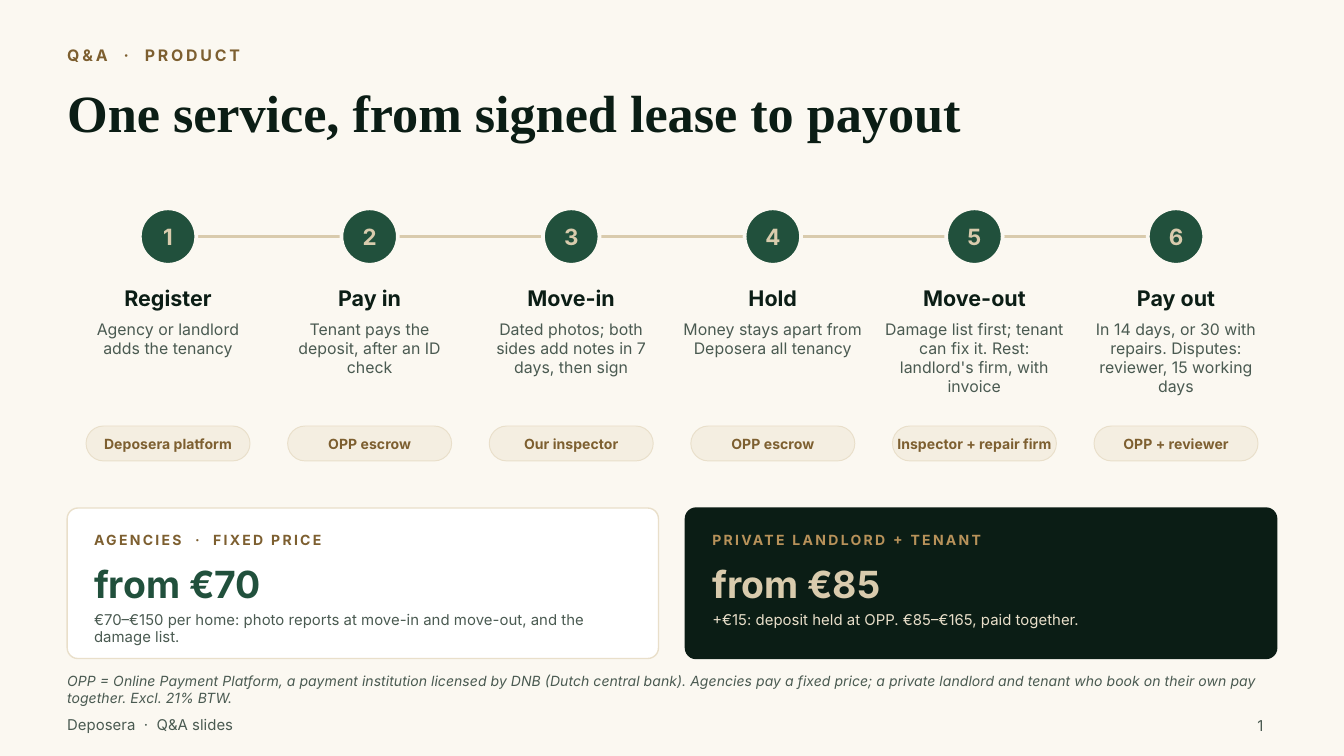
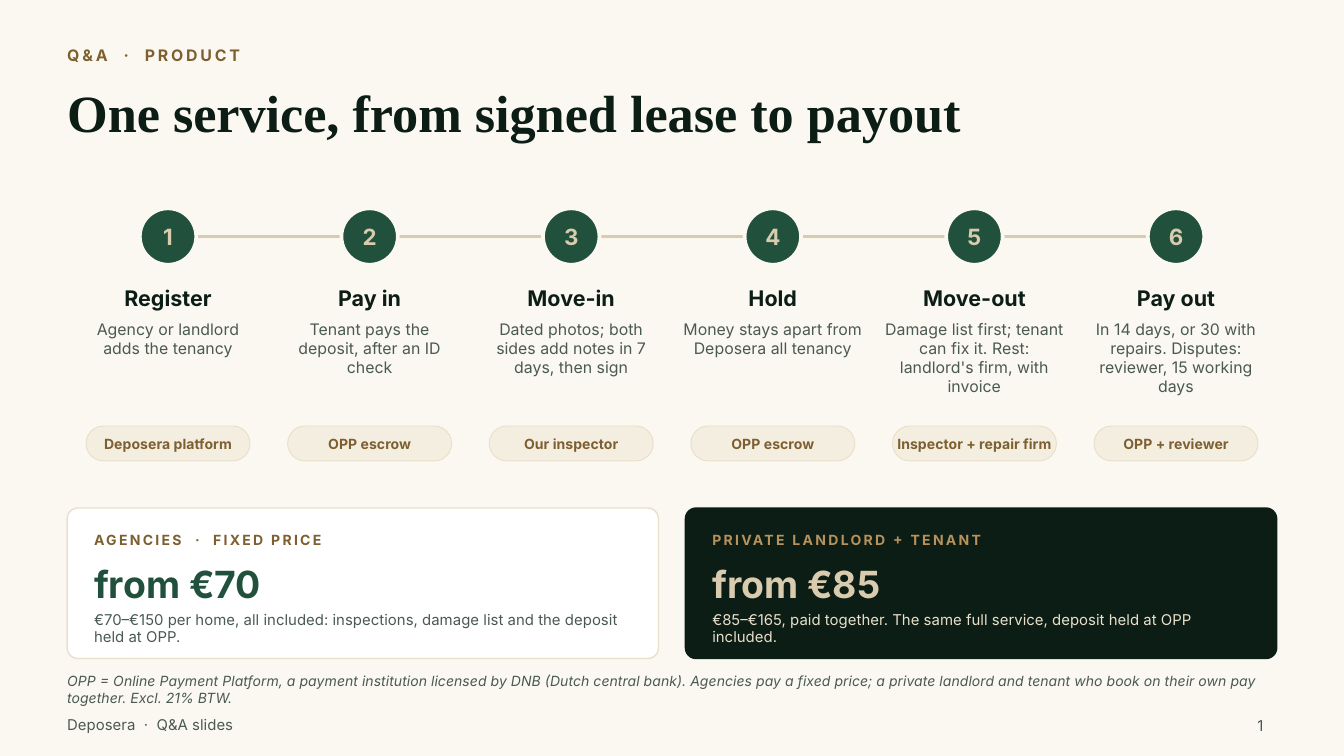
Before and after one commit to francis823/Deposera, a slide deck: slide 1 of booth/qa-slides/Deposera-QA-slides.pptx. Drawn at 1344x756 pixels with LibreOffice and Linux fonts; fonts in the diff are those of the drawing; background and template pictures are left out. Boxes give left, top, right and bottom in pixels: in the first picture for what was removed or moved away, otherwise in the second. Text is boxed around its words. In the diff, an @@ line names an element or a change of style, - is before the commit and + after.

```diff
--- a/booth/qa-slides/Deposera-QA-slides.pptx
+++ b/booth/qa-slides/Deposera-QA-slides.pptx
@@ text at [94, 614, 617, 642]: text changed @@
-€70–€150 per home: photo reports at move-in and move-out, and the damage list.
+€70–€150 per home, all included: inspections, damage list and the deposit held at OPP.
@@ text at [712, 613, 1192, 642]: text changed @@
-+€15: deposit held at OPP. €85–€165, paid together.
+€85–€165, paid together. The same full service, deposit held at OPP included.
```
Also in this commit, not shown: 1 other slide changed, 7 other files.
